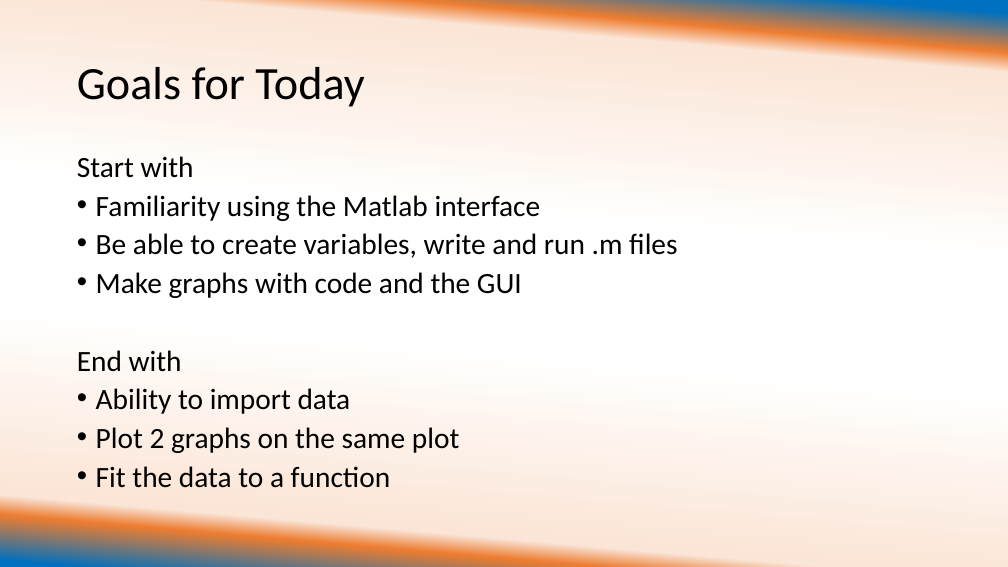
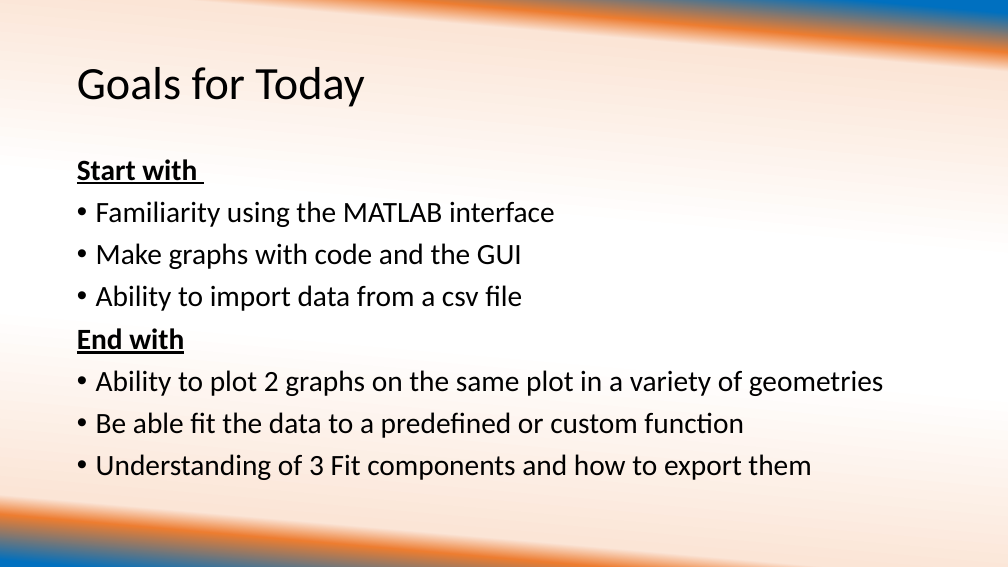
Before and after one commit to ehuemill/Intro-to-Matlab, a slide deck: slide 2 of Day 2 of Crash Course/University of Illinois REU Introduction to Matlab Day 2 with examples.pptx. Drawn at 1008x567 pixels with LibreOffice and Linux fonts; fonts in the diff are those of the drawing. Boxes give left, top, right and bottom in pixels: in the first picture for what was removed or moved away, otherwise in the second. Text is boxed around its words. In the diff, an @@ line names an element or a change of style, - is before the commit and + after.

Commit message:
Finishing Touches on Presentations
I finished up Day 2, changed the spelling of MATLAB to be all caps
throughout, and made sure that the "This is what mine looks like" was
included for each example in both days.

```diff
--- a/Day 2 of Crash Course/University of Illinois REU Introduction to Matlab Day 2 with examples.pptx
+++ b/Day 2 of Crash Course/University of Illinois REU Introduction to Matlab Day 2 with examples.pptx
@@ text at <box>77,159,522,354</box>: bold on, underline on in "Start with", "End with"; line spacing 0.8 to 0.9 @@
@@ text at <box>96,201,555,227</box>: text changed @@
-• Familiarity using the Matlab interface
-• Be able to create variables, write and run .m files
+• Familiarity using the MATLAB interface
@@ text at <box>96,285,522,311</box>: paragraph added @@
+• Ability to import data from a csv file
@@ text at <box>96,370,884,480</box>: text changed @@
-• Ability to import data
-• Plot 2 graphs on the same plot
-• Fit the data to a function
+• Ability to plot 2 graphs on the same plot in a variety of geometries
+• Be able fit the data to a predefined or custom function
+• Understanding of 3 Fit components and how to export them
```
Also in this commit, not shown: 10 other slides changed, 9 slides added, 3 slides removed, 16 other files.
